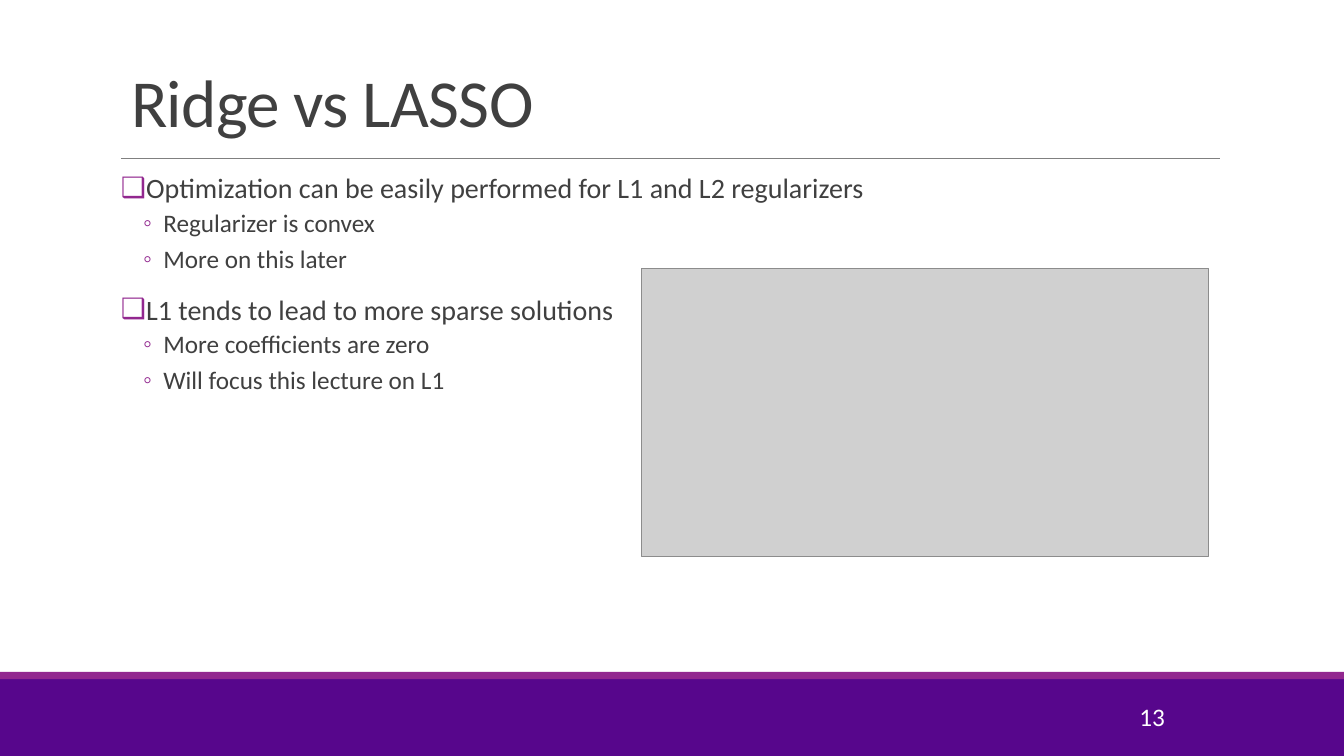
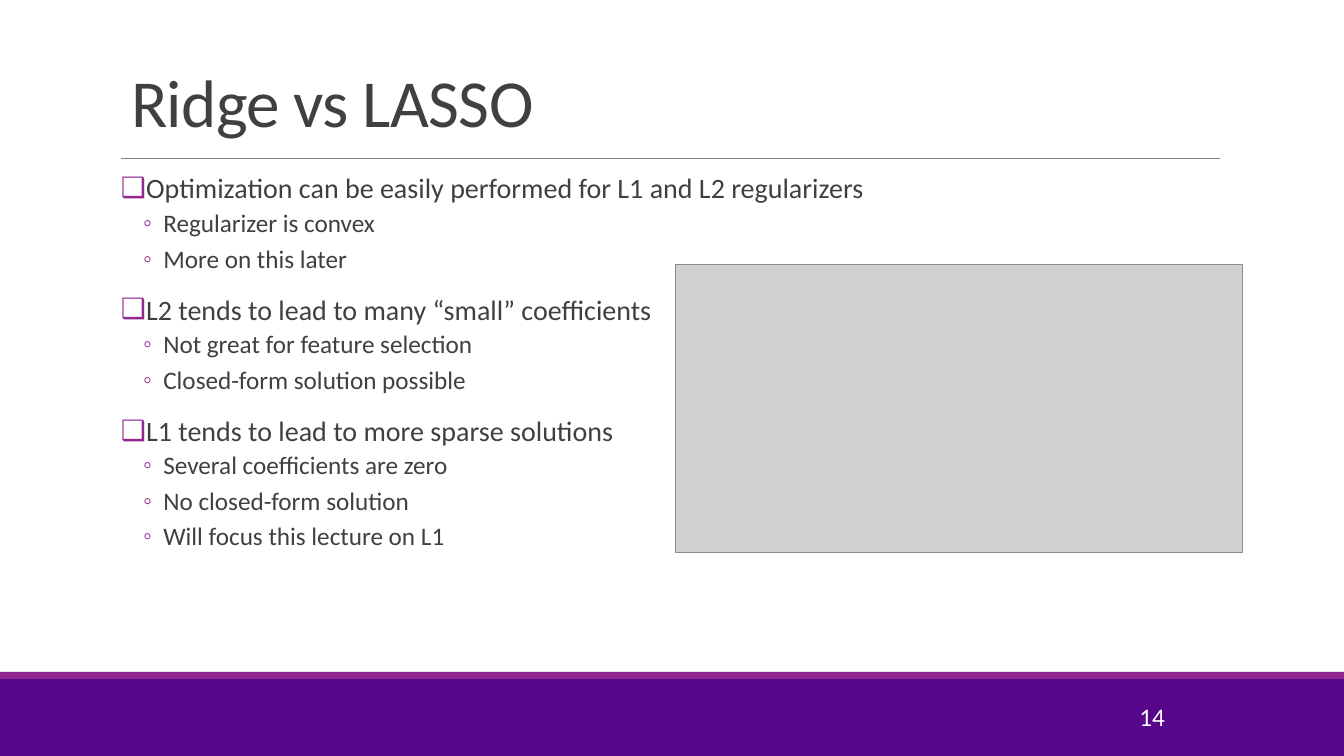
Before and after one commit to joshzzl/introml, a slide deck: slide 14 of lectures/Lect05_Lasso.pptx (slide 13 before the commit). Drawn at 1344x756 pixels with LibreOffice and Linux fonts; fonts in the diff are those of the drawing; grey boxes stand for pictures; background and template pictures are left out. Boxes give left, top, right and bottom in pixels: in the first picture for what was removed or moved away, otherwise in the second. Text is boxed around its words. In the diff, an @@ line names an element or a change of style, - is before the commit and + after.

Commit message:
Added description about Ridge Regression. Added material regarding other feature selection methods.

```diff
--- a/lectures/Lect05_Lasso.pptx
+++ b/lectures/Lect05_Lasso.pptx
@@ picture moved from (x1=641, y1=268, x2=1209, y2=557) to (x1=676, y1=264, x2=1243, y2=553) @@
@@ text at (x1=146, y1=300, x2=651, y2=393): paragraphs added @@
+❑ L2 tends to lead to many “small” coefficients
+  ◦ Not great for feature selection
+  ◦ Closed-form solution possible
@@ text at (x1=163, y1=456, x2=448, y2=510): text changed @@
-  ◦ More coefficients are zero
+  ◦ Several coefficients are zero
+  ◦ No closed-form solution
@@ page number at (x1=1139, y1=709, x2=1165, y2=726): text changed @@
-13
+14
```
Also in this commit, not shown: 5 other slides changed, 19 slides added, 1 other file.
